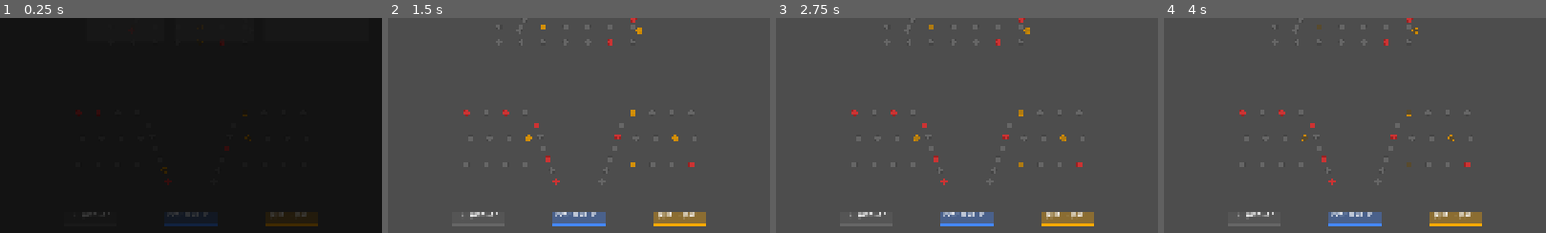
Above: before the commit, frames 1-4 (left to right).
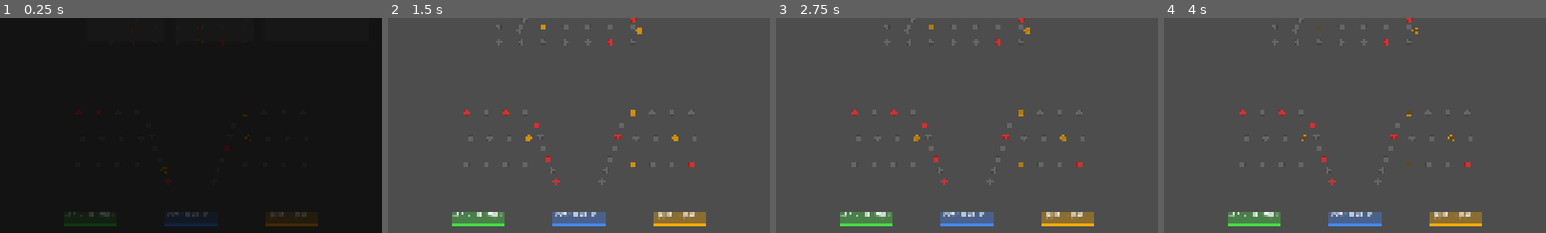
Above: after the commit, the same moments.

Repository: ever4Kenny/orb-foundry
Game: Godot game, scene res://scenes/main.tscn
The game is run twice, just before and just after one commit, with the same random seed, the same clock (stepped at 60 frames per second) and the same inputs.
Inputs (mouse positions are % of the whole screen's width and height, from its top left):
- Up to frame 1 (0.25 s): no input
- Up to frame 2 (1.5 s): click "重锤校准 中槽得分 +50 → +80" at 0.5 s; click "重投候选（剩余 2 次）" at 1.25 s
- Up to frame 3 (2.75 s): click "重投候选（剩余 1 次）" at 2 s
- Up to frame 4 (4 s): click "● 铁球 重·穿透peg（最多3次）" at 2.75 s; move the mouse to (72, 45) at 3.52 s; click (72, 45) at 3.67 s
The pictures show only the part of the screen within x 0-50%, y 50-100%; the shares and areas given below are measured in that part.

The runs differ from the first frame. In frame 1, 0.3% of the frame differs, in the area x 16-31%, y 90-97%; in frame 2, 0.9%; in frame 3, 0.9%; in frame 4, 0.9%.

Commit message:
fix: left slot x1.5 next-ball only, no cross-round carry-over

Diff:
--- a/resources/board_layouts/default.json
+++ b/resources/board_layouts/default.json
@@ -152,9 +152,8 @@
       "y_offset": -36,
       "width": 132,
       "height": 32,
-      "effect": "next_round_score_multiplier",
-      "multiplier": 1.5,
-      "label": "下一轮得分×1.5"
+      "effect": "score_multiplier",
+      "label": "×1.5 下一球（本轮）"
     },
     {
       "position": "center",
--- a/scripts/round_manager.gd
+++ b/scripts/round_manager.gd
@@ -86,6 +86,9 @@
 	return {}
 
 func end_round() -> void:
+	# 跨轮不继承单球 buff
+	ScoreManager.next_score_multiplier = 1.0
+	ScoreManager.next_elasticity_boost = 0.0
 	var passed = ScoreManager.get_score() >= get_target_score()
 	round_ended.emit(current_round, passed)
 	if not passed:
--- a/scripts/slot.gd
+++ b/scripts/slot.gd
@@ -70,8 +70,6 @@
 			ScoreManager.add(base_score)
 		"ball_bonus":
 			ScoreManager.next_elasticity_boost += 0.10
-		"next_round_score_multiplier":
-			ScoreManager.next_round_score_multiplier = 1.5
 		"score_multiplier":
 			ScoreManager.next_score_multiplier = 1.5
 		"ball_recovery":
